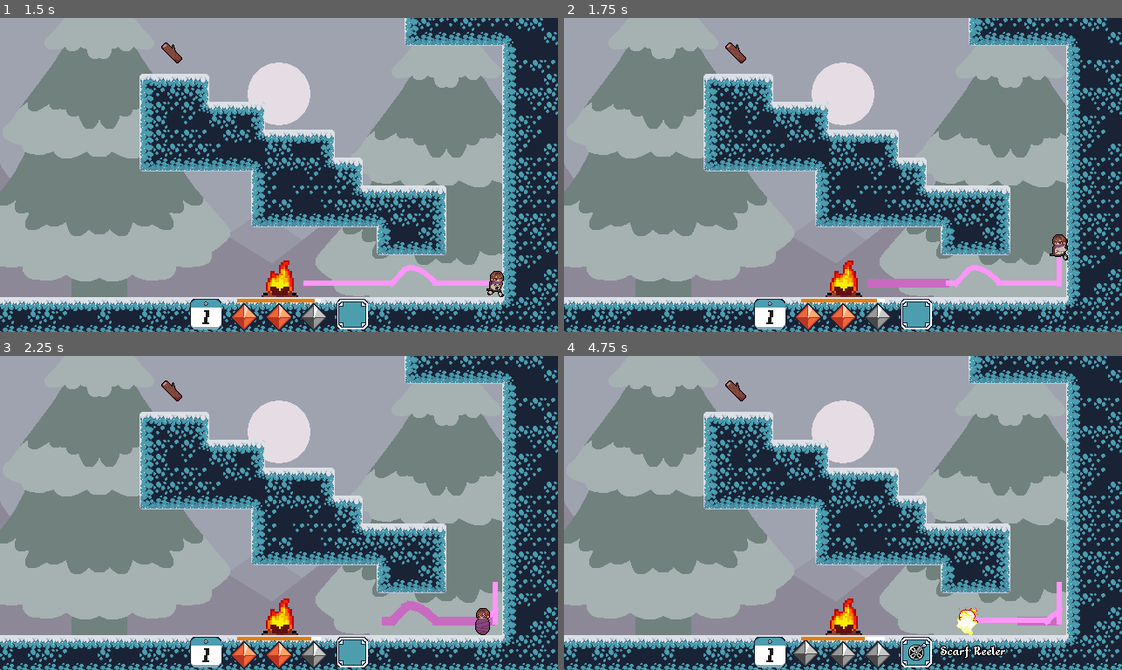
Above: before the commit, frames 1-4 (two rows, left to right).
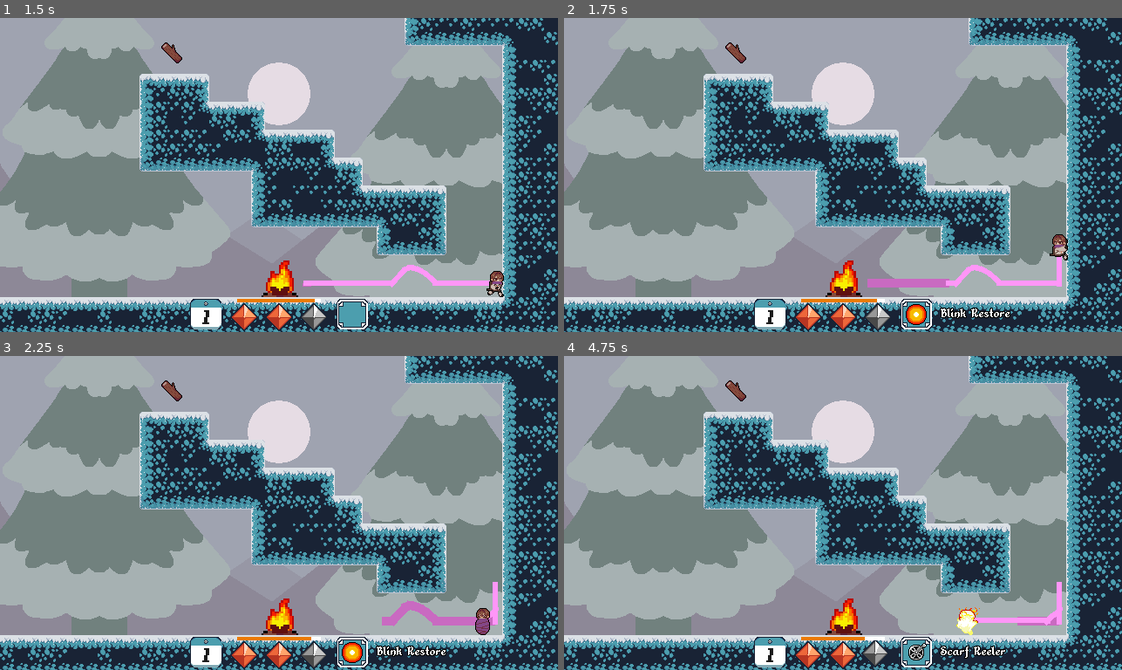
Above: after the commit, the same moments.

Repository: TheRealRaichu/speed-platformer-snake
Game: Godot game, scene res://scenes/game.tscn
The game is run twice, just before and just after one commit, with the same random seed, the same clock (stepped at 60 frames per second) and the same inputs. This scene is started directly instead of the project's main scene.
Inputs:
- Up to frame 1 (1.5 s): hold Right (move_right) from 0.53 s (still down); tap X (ability) at 0.6 s; tap C (jump) at 0.77 s; tap Z (use_item) at 0.8, 1.35 s
- Up to frame 2 (1.75 s): keep holding Right (move_right); tap C (jump) at 1.52 s; tap 7 (add_blink, bound only after the commit) at 1.55 s
- Up to frame 3 (2.25 s): release Right (move_right) at 2.03 s; hold Left (move_left) from 2.03 s (still down); tap 7 (add_blink, bound only after the commit) at 2.1 s
- Up to frame 4 (4.75 s): tap X (ability) at 2.3, 2.85, 4.55 s; release Left (move_left) at 2.78 s; hold Right (move_right) 2.78-4.28 s; tap C (jump) at 3.02, 3.77, 4.52 s; tap Z (use_item) at 3.05 s; tap 9 (add_reel) at 3.6 s; tap 7 (add_blink, bound only after the commit) at 3.8 s; hold Left (move_left) from 4.28 s (still down); tap 8 (add_sugar) at 4.35 s

Frame 1 is identical in both runs. In frame 2, 0.5% of the frame differs, in the area x 61-80%, y 91-98%; in frame 3, 0.5%; in frame 4, 0.6%, in the area x 40-59%, y 90-100%.

Commit message:
swap pickup functionality

Diff:
--- a/speed-platformer-snake/project.godot
+++ b/speed-platformer-snake/project.godot
@@ -150,6 +150,11 @@
 "events": [Object(InputEventKey,"resource_local_to_scene":false,"resource_name":"","device":-1,"window_id":0,"alt_press …(191 unchanged characters)…
 ]
 }
+add_blink={
+"deadzone": 0.2,
+"events": [Object(InputEventKey,"resource_local_to_scene":false,"resource_name":"","device":-1,"window_id":0,"alt_pressed":false,"shift_pressed":false,"ctrl_pressed":false,"meta_pressed":false,"pressed":false,"keycode":0,"physical_keycode":55,"key_label":0,"unicode":55,"location":0,"echo":false,"script":null)
+]
+}
 
 [layer_names]
 
--- a/speed-platformer-snake/scripts/game_ui.gd
+++ b/speed-platformer-snake/scripts/game_ui.gd
@@ -16,7 +16,7 @@
 	day_counter.set_day_count(Globals.score, base.recent_quick_success) # display score and text based on speed
 
 # show pickup relay from game to pickup indicator
-func show_pickup(type : Globals.PICKUP_TYPES):
+func show_pickup(type : Pickup.PICKUP_TYPES):
 	pickup_indicator.show_pickup(type)
 
 
--- a/speed-platformer-snake/scripts/pickup.gd
+++ b/speed-platformer-snake/scripts/pickup.gd
@@ -21,12 +21,15 @@
 
 @export var type : PICKUP_TYPES # globals contains all pickup types
 
+var player : Player
 signal collected # emitted when pickup is collected
 
 func _ready() -> void:
 	if type == PICKUP_TYPES.random:
 		type = randi_range(PICKUP_TYPES.SUGAR, PICKUP_TYPES.BLINK_RESTORE) # pick a random type
+	set_sprite()
 
+func set_sprite():
 	anim_sprite.play("fuel")
 	match type:
 		PICKUP_TYPES.SCARF_REELER:
@@ -40,10 +43,16 @@
 
 func _process(_delta: float) -> void:
 	# check for player in range
+	var player_spotted := false # has player been found this frame?
+
 	for body in area.get_overlapping_bodies():
 		if not body.is_in_group("player"): # if object is not player
 			continue # skip to next iteration
-
+		# item swap
+		player_spotted = true # mark player as found
+		player = body # store player reference
+		body.attempt_swap.connect(be_swapped) # connect player attempt swap to swap function
+		# item pickup
 		var accepeted := false # is accepted by player?
 		 # if pickup is fuel
 		if type == Globals.PICKUP_TYPES.FUEL:
@@ -51,6 +60,14 @@
 		# is pickup of another type
 		else: accepeted = body.attempt_recieve_pickup(type) # returns true if player takes pickup
 		if accepeted: be_collected() # self is collected if player has accepted it
+	# disconnect signal if player not found
+	if not player_spotted and player and player.attempt_swap.is_connected(be_swapped):
+		player.attempt_swap.disconnect(be_swapped)
+		player = null
+
+func be_swapped():
+	type = player.swap_pickup(type)
+	set_sprite()
 
 # has been collected
 func be_collected():
--- a/speed-platformer-snake/scripts/player.gd
+++ b/speed-platformer-snake/scripts/player.gd
@@ -102,7 +102,8 @@
 
 # holding variables
 var pickup_on_hand := false # player is carrying fuel?
-var pickup_type : Globals.PICKUP_TYPES # taken from pickup
+var pickup_type : Pickup.PICKUP_TYPES # taken from pickup
+signal attempt_swap
 
 # sugar --
 const SUGAR_DURATION := 8 # duration of sugar effect
@@ -153,15 +154,28 @@
 		Globals.PICKUP_TYPES.SCARF_REELER:
 			use_reeler()
 		Globals.PICKUP_TYPES.PACKAGED_FUEL:
-			if not fuel_on_hand: # only if fuel not already on hand
-				use_packed_fuel()
+			if fuel_on_hand: # only if fuel not already on hand
+				attempt_swap.emit()
+				return
+			# otherwise, there's fuel on hand
+			use_packed_fuel()
 		Globals.PICKUP_TYPES.BLINK_RESTORE:
-			if current_blink_count < MAX_BLINK: # only if blinks are less than max
-				use_blink_restore()
+			if current_blink_count >= MAX_BLINK: # only if blinks are less than max
+				attempt_swap.emit()
+				return
+			# otherwise, at max blinks
+			use_blink_restore()
 
 	# reset pickup held flags
 	pickup_on_hand = false
-	pickup_type = Globals.PICKUP_TYPES.NULL
+	pickup_type = Pickup.PICKUP_TYPES.NULL
+
+# take type of item nearby and returned handed type
+func swap_pickup(given_type : Pickup.PICKUP_TYPES):
+	print("attempt swap")
+	var swapped_type := pickup_type # store hand type
+	pickup_type = given_type # swap hand with grounded item type
+	return swapped_type # return handed type
 
 func use_sugar():
 	AudioManager.play("usesugar", -5) # play sugar use noise
@@ -530,3 +544,5 @@
 		attempt_recieve_pickup(Pickup.PICKUP_TYPES.SCARF_REELER)
 	if Input.is_action_just_pressed("add_sugar"):
 		attempt_recieve_pickup(Pickup.PICKUP_TYPES.SUGAR)
+	if Input.is_action_just_pressed("add_blink"):
+		attempt_recieve_pickup(Pickup.PICKUP_TYPES.BLINK_RESTORE)
